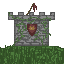
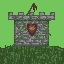
Revision of a layered w=64, h=64 image; what changed, layer by layer:
painted on "Background" over bbox(9, 13, 54, 46)
moved "Layer #3" above "Layer #4" over bbox(0, 43, 64, 48)
showed "Layer" over bbox(0, 0, 64, 48)
